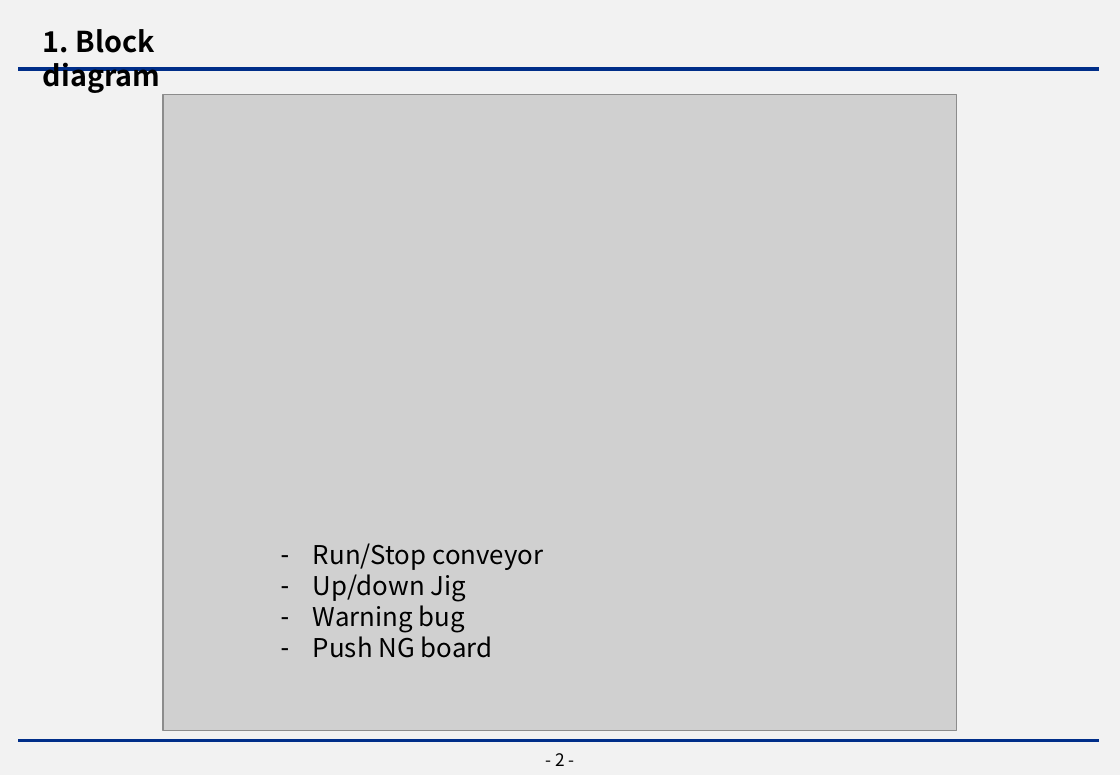
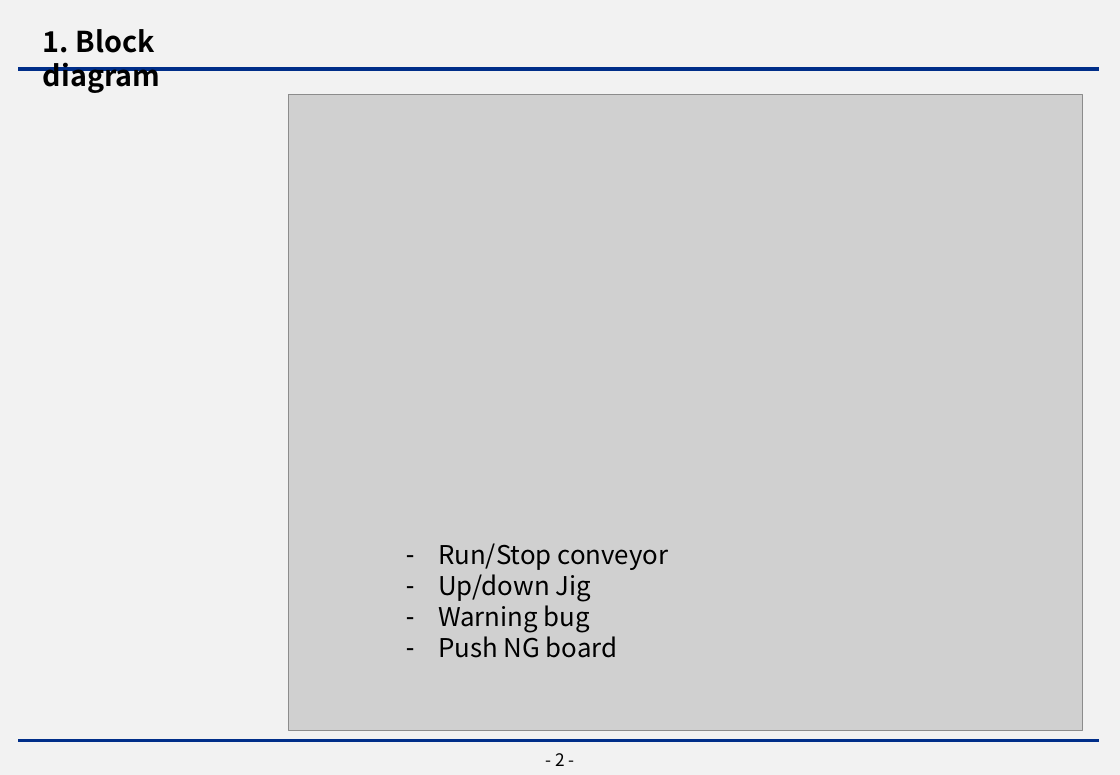
Before and after one commit to Paztty/Micom-Inline, a slide deck: slide 3 of 4. Report/W7_Improve_Report_Technical Team.pptx. Drawn at 1120x775 pixels with LibreOffice and Linux fonts; fonts in the diff are those of the drawing; grey boxes stand for pictures; background and template pictures are left out. Boxes give left, top, right and bottom in pixels: in the first picture for what was removed or moved away, otherwise in the second. Text is boxed around its words. In the diff, an @@ line names an element or a change of style, - is before the commit and + after.

```diff
--- a/4. Report/W7_Improve_Report_Technical Team.pptx
+++ b/4. Report/W7_Improve_Report_Technical Team.pptx
@@ picture: place and size @@
-picture at [163,95,958,731]
+picture at [289,95,1083,731]
@@ text "Run/Stop conveyor": place and size @@
-text "Run/Stop conveyor" at [313,543,543,658]
+text "Run/Stop conveyor" at [438,543,669,658]
```
Also in this commit, not shown: 3 other slides changed, 6 slides added, 2 slides removed, 17 other files.
